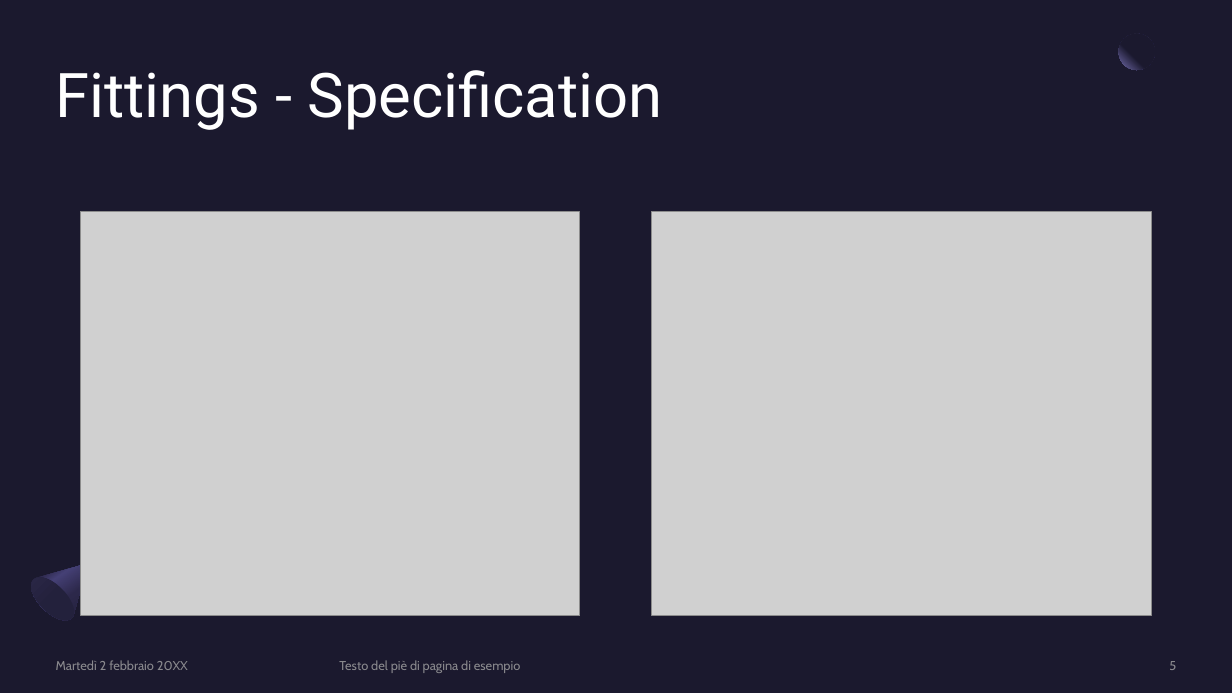
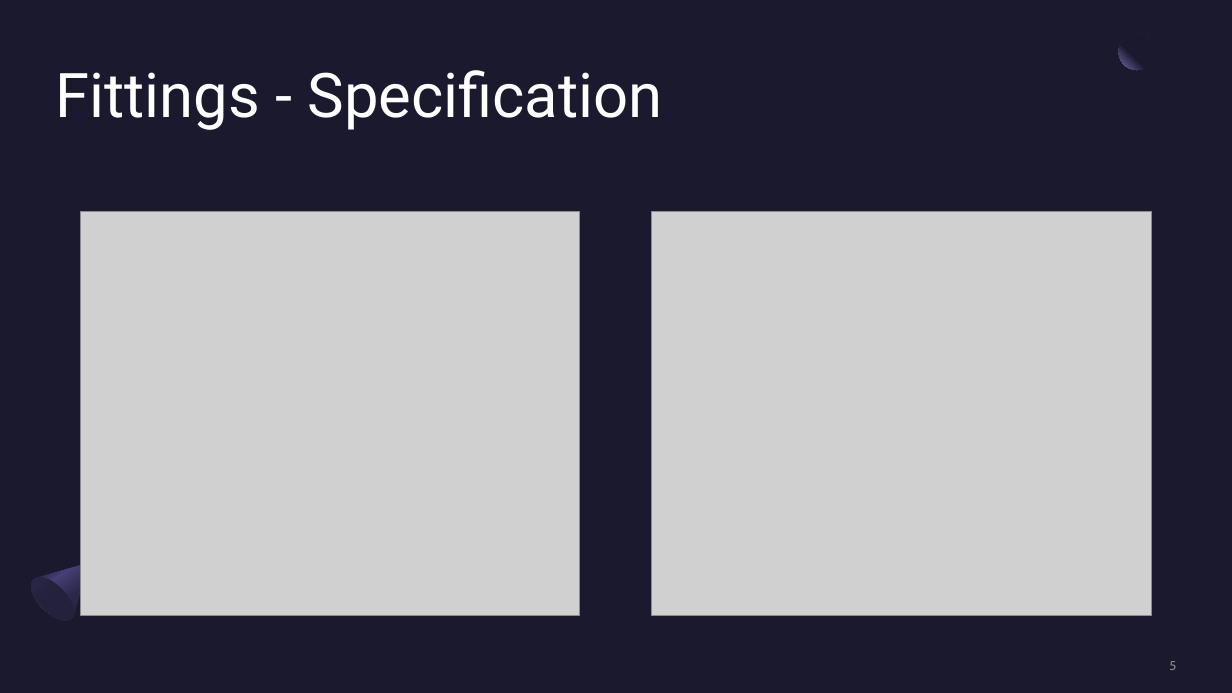
Before and after one commit to TiaSirio/Performance-Evaluation, a slide deck: slide 5 of Project/Project C.pptx. Drawn at 1232x693 pixels with LibreOffice and Linux fonts; fonts in the diff are those of the drawing; grey boxes stand for pictures. Boxes give left, top, right and bottom in pixels: in the first picture for what was removed or moved away, otherwise in the second. Text is boxed around its words. In the diff, an @@ line names an element or a change of style, - is before the commit and + after.

```diff
--- a/Project/Project C.pptx
+++ b/Project/Project C.pptx
@@ text removed at box(56, 660, 188, 670) @@
-Martedì 2 febbraio 20XX
@@ text removed at box(339, 660, 520, 673) @@
-Testo del piè di pagina di esempio
```
Also in this commit, not shown: 14 other slides changed.
